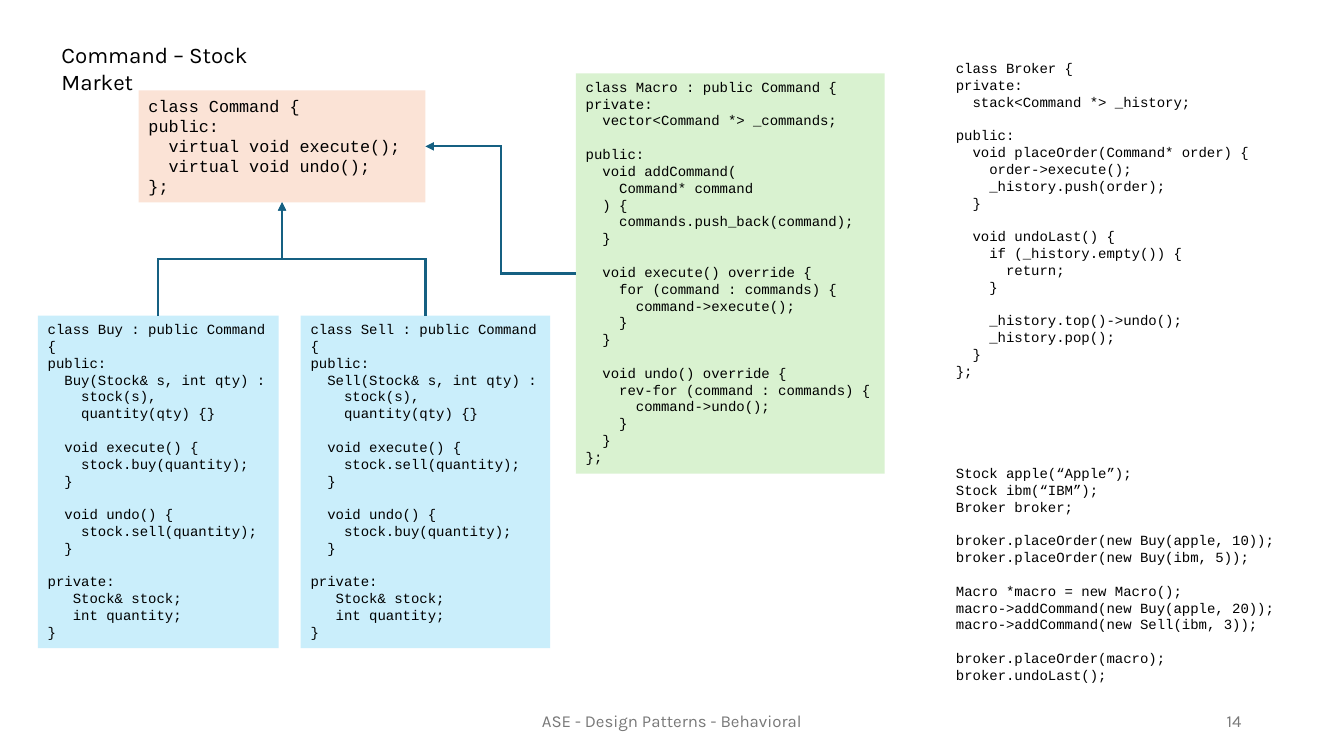
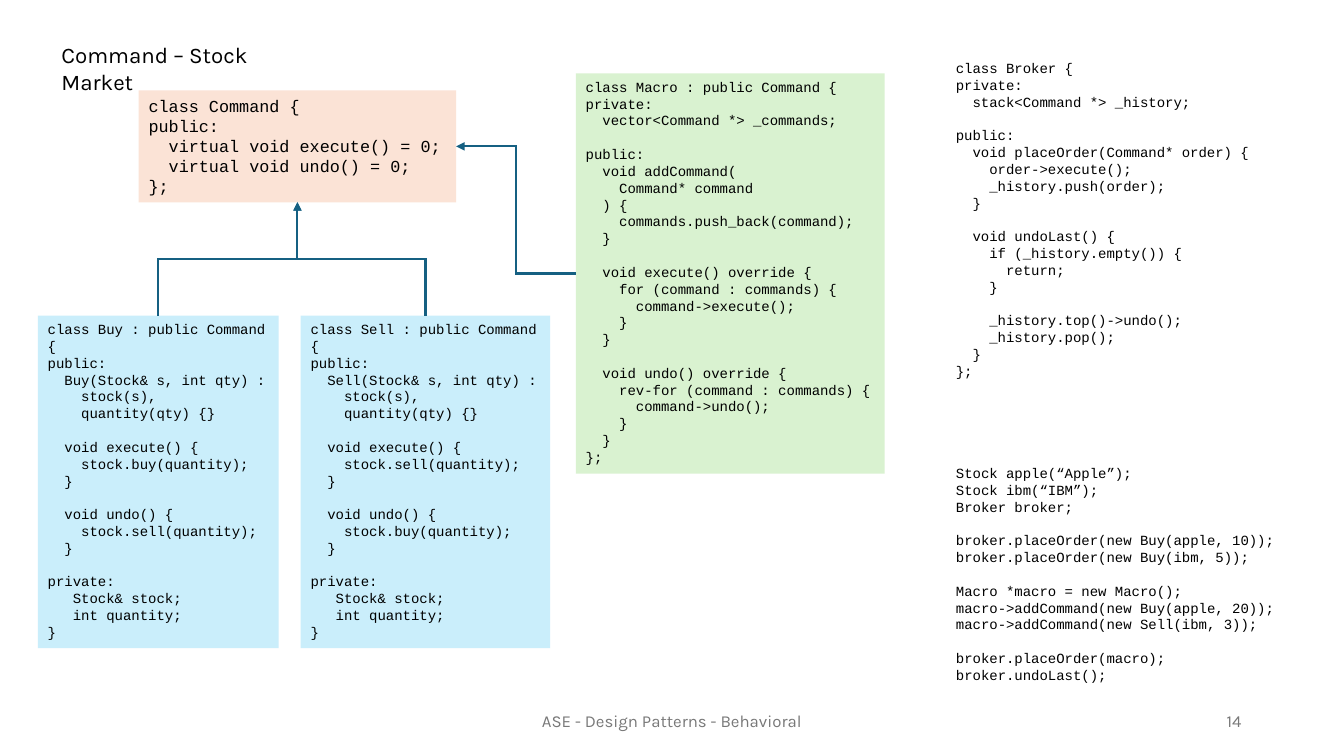
Before and after one commit to Ehsangood1/ASE, a slide deck: slide 14 of Lesson.04 - Design Patterns - Behavioral/Behavioral.pptx. Drawn at 1344x756 pixels with LibreOffice and Linux fonts; fonts in the diff are those of the drawing. Boxes give left, top, right and bottom in pixels: in the first picture for what was removed or moved away, otherwise in the second. Text is boxed around its words. In the diff, an @@ line names an element or a change of style, - is before the commit and + after.

Commit message:
Fix typo in Behavioral PPT and add a Visitor vs. Plain comparison

```diff
--- a/Lesson.04 - Design Patterns - Behavioral/Behavioral.pptx
+++ b/Lesson.04 - Design Patterns - Behavioral/Behavioral.pptx
@@ rectangle "class Command {": place and size @@
-rectangle "class Command {" at <box>139,91,426,203</box>
+rectangle "class Command {" at <box>139,91,457,203</box>
@@ text in rectangle at <box>169,140,441,176</box>: text changed @@
-virtual void execute();
-virtual void undo();
+virtual void execute() = 0;
+virtual void undo() = 0;
@@ elbow arrow moved from (576, 273) - (425, 146) to (576, 273) - (457, 146) @@
@@ elbow arrow moved from (158, 316) - (282, 203) to (158, 316) - (297, 203) @@
@@ elbow arrow moved from (425, 316) - (282, 203) to (425, 316) - (297, 203) @@
```
Also in this commit, not shown: 12 other files.
